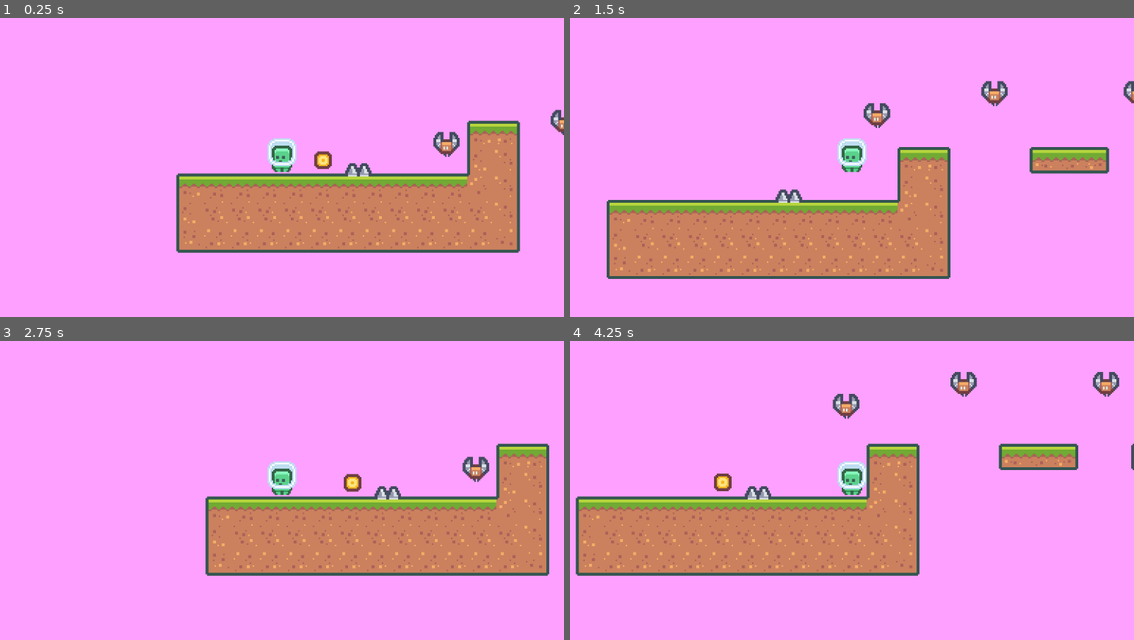
Above: before the commit, frames 1-4 (two rows, left to right).
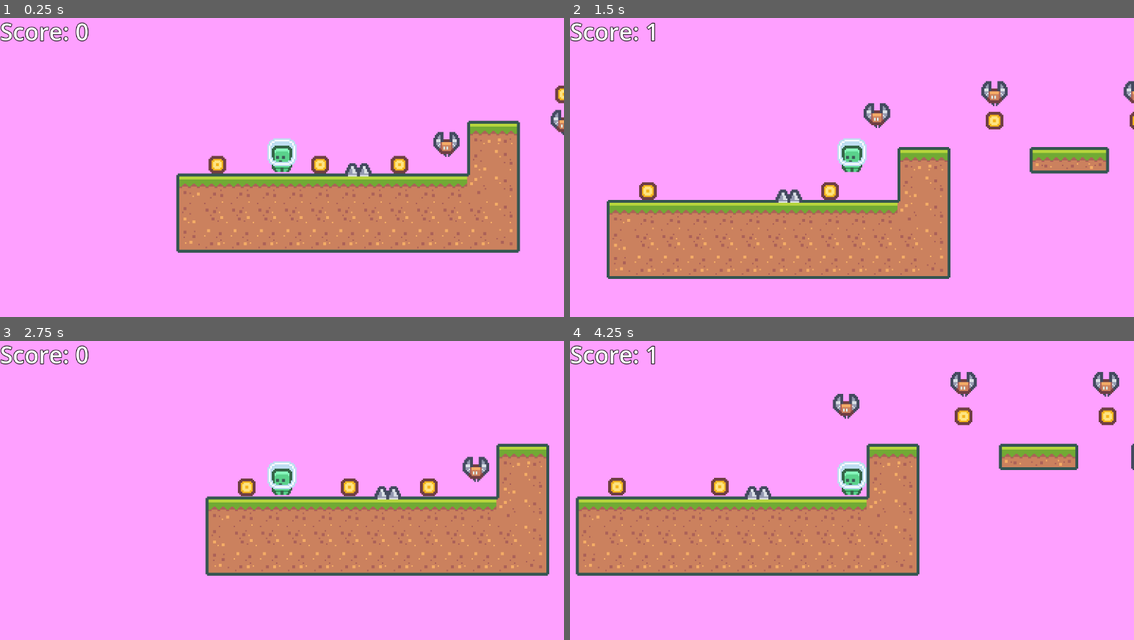
Above: after the commit, the same moments.

Repository: DamonDevops/JumpingAliens
Game: Godot game, scene res://Scenes/Level1.tscn
The game is run twice, just before and just after one commit, with the same random seed, the same clock (stepped at 60 frames per second) and the same inputs. The project has no main scene, so this scene is started directly.
Inputs:
- Up to frame 1 (0.25 s): no input
- Up to frame 2 (1.5 s): hold Right from 0.53 s (still down); tap Space at 0.77 s
- Up to frame 3 (2.75 s): tap Space at 1.52 s; release Right at 2.03 s; hold Left from 2.03 s (still down)
- Up to frame 4 (4.25 s): release Left at 2.78 s; hold Right from 2.78 s (still down); tap Space at 3.02, 3.77 s

The runs differ from the first frame. In frame 1, 1.2% of the frame differs, in the area x 0-100%, y 1-53%; in frame 2, 1.0%; in frame 3, 1.1%; in frame 4, 1.2%, in the area x 0-97%, y 1-52%.

Commit message:
Scoring system

Diff:
--- a/Scenes/Level1.tscn
+++ b/Scenes/Level1.tscn
@@ -624,6 +624,11 @@
 [sub_resource type="CapsuleShape2D" id="CapsuleShape2D_8dy87"]
 height = 25.0
 
+[sub_resource type="LabelSettings" id="LabelSettings_sfph2"]
+font_size = 48
+outline_size = 5
+outline_color = Color(0, 0, 0, 1)
+
 [node name="Main" type="Node2D"]
 
 [node name="TileMap" type="TileMap" parent="."]
@@ -646,6 +651,14 @@
 position = Vector2(0, 13)
 zoom = Vector2(3, 3)
 
+[node name="CanvasLayer" type="CanvasLayer" parent="Player"]
+
+[node name="ScoreText" type="Label" parent="Player/CanvasLayer"]
+offset_right = 40.0
+offset_bottom = 23.0
+text = "Score: 0 "
+label_settings = SubResource("LabelSettings_sfph2")
+
 [node name="Enemy" parent="." instance=ExtResource("4_v5v7v")]
 position = Vector2(112, -13)
 
@@ -657,4 +670,20 @@
 
 [node name="Spikes" parent="." instance=ExtResource("5_ar6in")]
 
+[node name="Spikes2" parent="." instance=ExtResource("5_ar6in")]
+position = Vector2(372, -43)
+
 [node name="Coin" parent="." instance=ExtResource("6_8neb3")]
+position = Vector2(26, -11)
+
+[node name="Coin2" parent="." instance=ExtResource("6_8neb3")]
+position = Vector2(80, -11)
+
+[node name="Coin3" parent="." instance=ExtResource("6_8neb3")]
+position = Vector2(-44, -11)
+
+[node name="Coin4" parent="." instance=ExtResource("6_8neb3")]
+position = Vector2(192, -59)
+
+[node name="Coin5" parent="." instance=ExtResource("6_8neb3")]
+position = Vector2(290, -59)
--- a/Scritps/Player.gd
+++ b/Scritps/Player.gd
@@ -5,6 +5,7 @@
 @export var gravity :float = 500.0
 
 var score :int = 0
+@onready var score_text :Label = get_node("CanvasLayer/ScoreText")
 
 func _physics_process(delta):
 	if not is_on_floor():
@@ -29,3 +30,4 @@
 
 func add_score(amount):
 	score += amount
+	score_text.text = str("Score: ", score)
Not shown: 1 places in Scenes/Level1.tscn that only renumber resources
